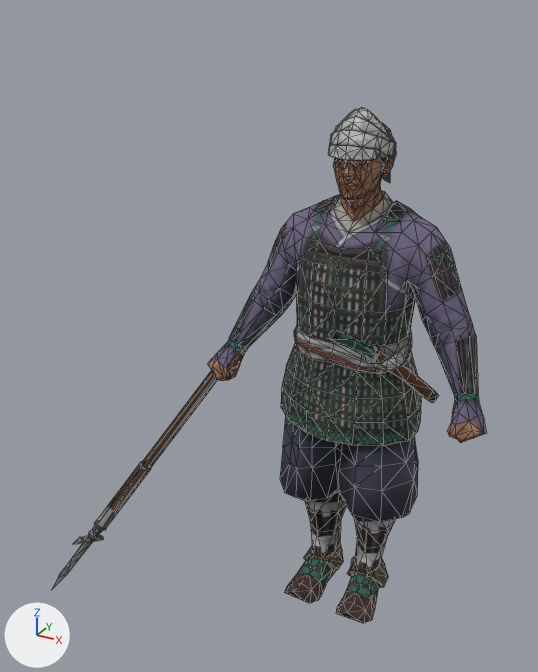
Two versions of the glTF model public/assets/unit-models/271-bushiyari.glb, one commit apart.
The view is the same before and after, from a 50 mm lens placed at (1.0, -2.48, 2.41), pointed at (-0.25, -0.21, 1.28). Every picture has the same lights, and +X, +Y and +Z are marked at lower left. The picture after the commit comes second. Mesh edges are drawn as thin lines. Vertices at exactly the same position are counted once.
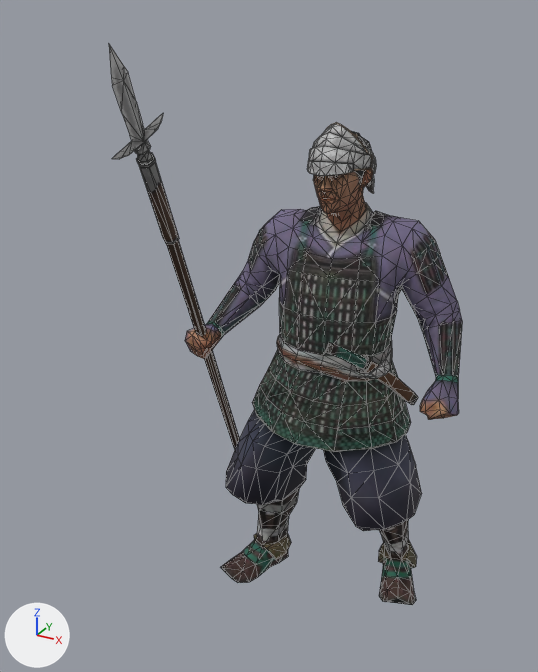
Boxes (x1, y1, x2, y2) around the edits, measured in the pictures (538 x 672 px; the box of a moved part takes in the faces that stretch with it):
'Mesh_0', reshaped (19% narrower, 9% taller): before (52, 107, 486, 623); after (109, 44, 462, 605)
part 1 of me_mesh_0, moved or reshaped: before (327, 328, 439, 403); after (325, 342, 418, 405)
part 2 of me_mesh_0, moved or reshaped: before (328, 107, 396, 183); after (307, 122, 376, 193)
part 3 of me_mesh_0, moved or reshaped: before (52, 371, 217, 589); after (109, 44, 239, 450)
part 4 of me_mesh_0, moved or reshaped: before (208, 123, 486, 623); after (185, 131, 462, 605)

The change, as a diff of the scene's bpy script:
```diff
--- a/public/assets/unit-models/271-bushiyari.glb.py
+++ b/public/assets/unit-models/271-bushiyari.glb.py
@@ me_mesh_0 @@
 # used by ob_mesh_0; location = (0.0, 0.0, 0.0)
-me_mesh_0.from_pydata(...)  # 1303 vertices, 2536 faces; spans x -1.1..0.58, y -0.67..0.39, z 0.0..2.11
+me_mesh_0.from_pydata(...)  # 1303 vertices, 2536 faces; spans x -0.74..0.45, y -0.94..0.34, z 0.0..2.34
+# me_mesh_0 part 1: the loose piece of 68 vertices spanning x 0.04..0.35, y -0.33..0.08, z 1.01..1.4 is multiplied about its middle by the matrix ((0.983, -0.181, 0.036), (0.182, 0.983, -0.012), (-0.034, 0.018, 0.999)), then moved by (-0.05, 0.04, -0.06)
+# me_mesh_0 part 2: the loose piece of 272 vertices spanning x -0.12..0.12, y -0.13..0.17, z 1.83..2.11 is multiplied about its middle by the matrix ((0.989, 0.13, -0.065), (-0.134, 0.99, -0.055), (0.057, 0.063, 0.996)), then moved by (-0.08, 0.0, -0.05)
+# me_mesh_0 part 3: the loose piece of 94 vertices spanning x -1.1..-0.02, y -0.67..0.39, z 0.03..1.92 is multiplied about its middle by the matrix ((0.782, -0.477, -0.401), (0.145, -0.487, 0.861), (-0.606, -0.732, -0.312)), then moved by (0.06, -0.17, 0.35)
+# me_mesh_0 part 4: 869 of 1303 vertices moved; they spanned x -0.58..0.58, y -0.21..0.25, z 0.0..2.07 and now span x -0.6..0.45, y -0.3..0.33, z 0.0..2.02; mean shift (-0.08, 0.01, -0.02); largest move (-0.08, -0.2, 0.04) -> (-0.43, -0.23, 0.04)
 me_mesh_0.materials.append(mat_material_0)
```
